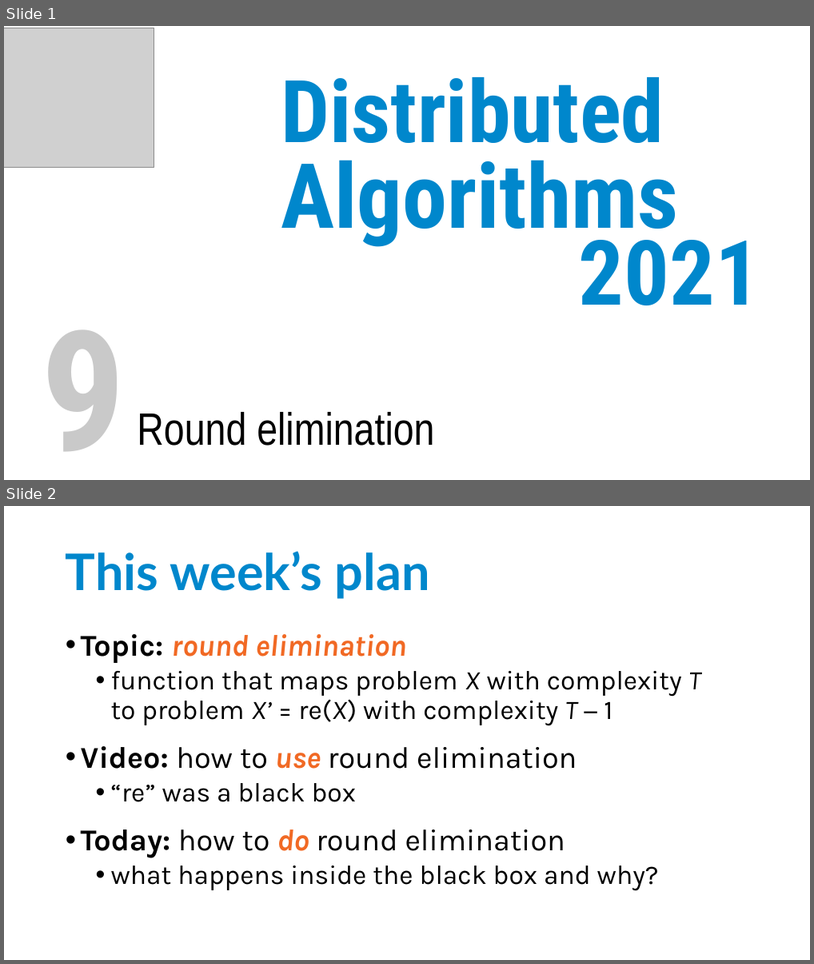
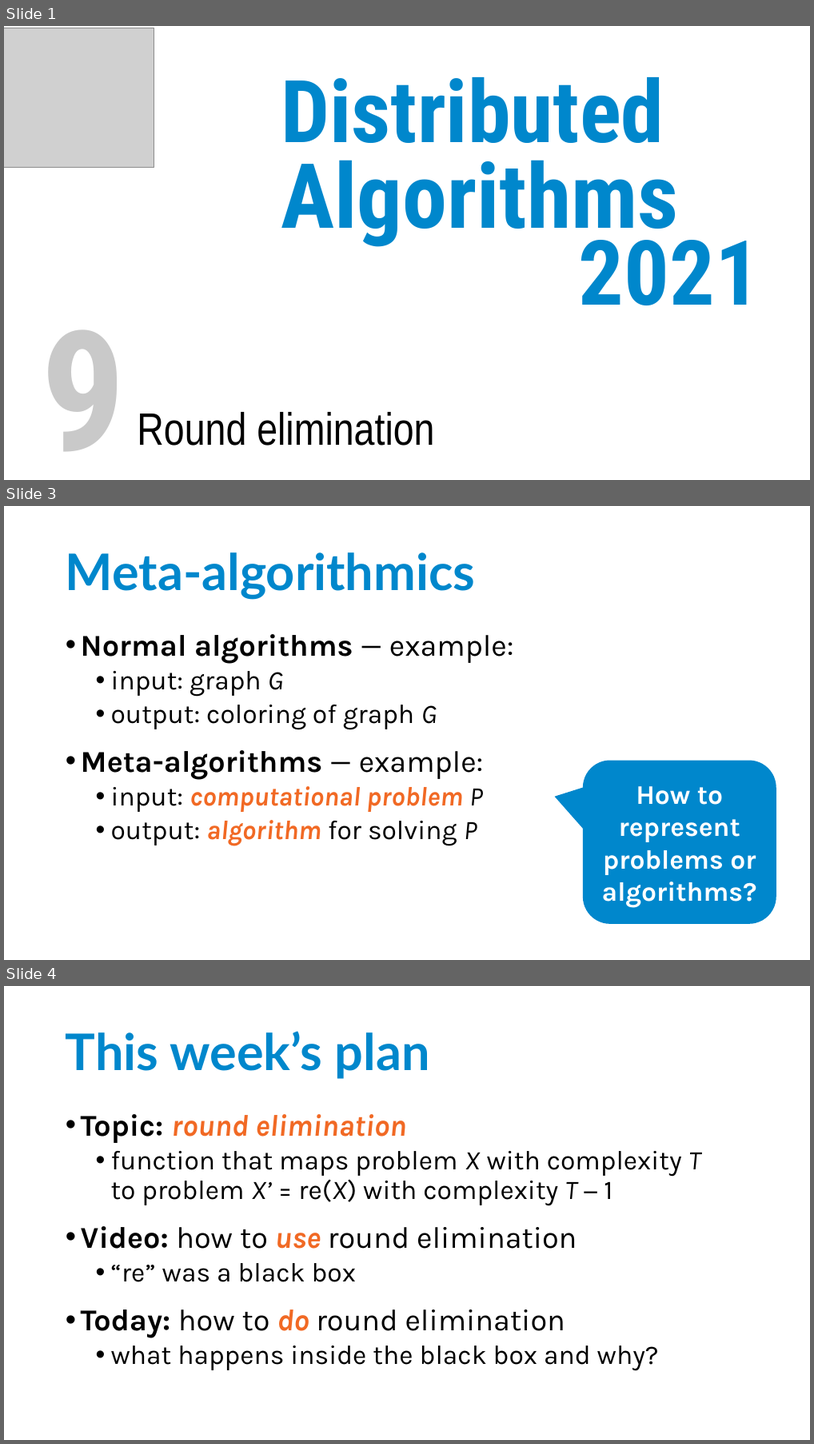
Before and after one commit to suomela/da2020, a slide deck: slides/da2021-lecture-09.pptx. Shown one above the other, each under a label of ours: slides 1 and 2 before the commit, slides 1, 3 and 4 after it; the slides between them are not shown. The pictures are 814x964 and 814x1444 pixels, drawn with LibreOffice and Linux fonts; fonts in the diff are those of the drawing; grey boxes stand for pictures. Boxes give left, top, right and bottom in pixels: in the first picture for what was removed or moved away, otherwise in the second. Text is boxed around its words. In the diff, an @@ line names an element or a change of style, - is before the commit and + after.

```diff
--- a/slides/da2021-lecture-09.pptx
+++ b/slides/da2021-lecture-09.pptx
@@ slide 3 added at (4,506,810,960), background #FFFFFF @@
@@ title added at (66,552,475,600), 60 pt, text #0087CC, bold @@
+Meta-algorithmics
@@ text added at (81,634,514,846), 32 pt, text #000000 @@
+• Normal algorithms — example:
+  • input: graph G
+  • output: coloring of graph G
+• Meta-algorithms — example:
+  • input: computational problem P
+  • output: algorithm for solving P
@@ rounded speech box added at (583,760,777,924), fill #0087CC, 32 pt, text #FFFFFF, bold @@
+How to represent
+problems or algorithms?
@@ what was slide 2 is now slide 4 @@
```
Also in this commit, not shown: 1 other slide added, 1 other file.
